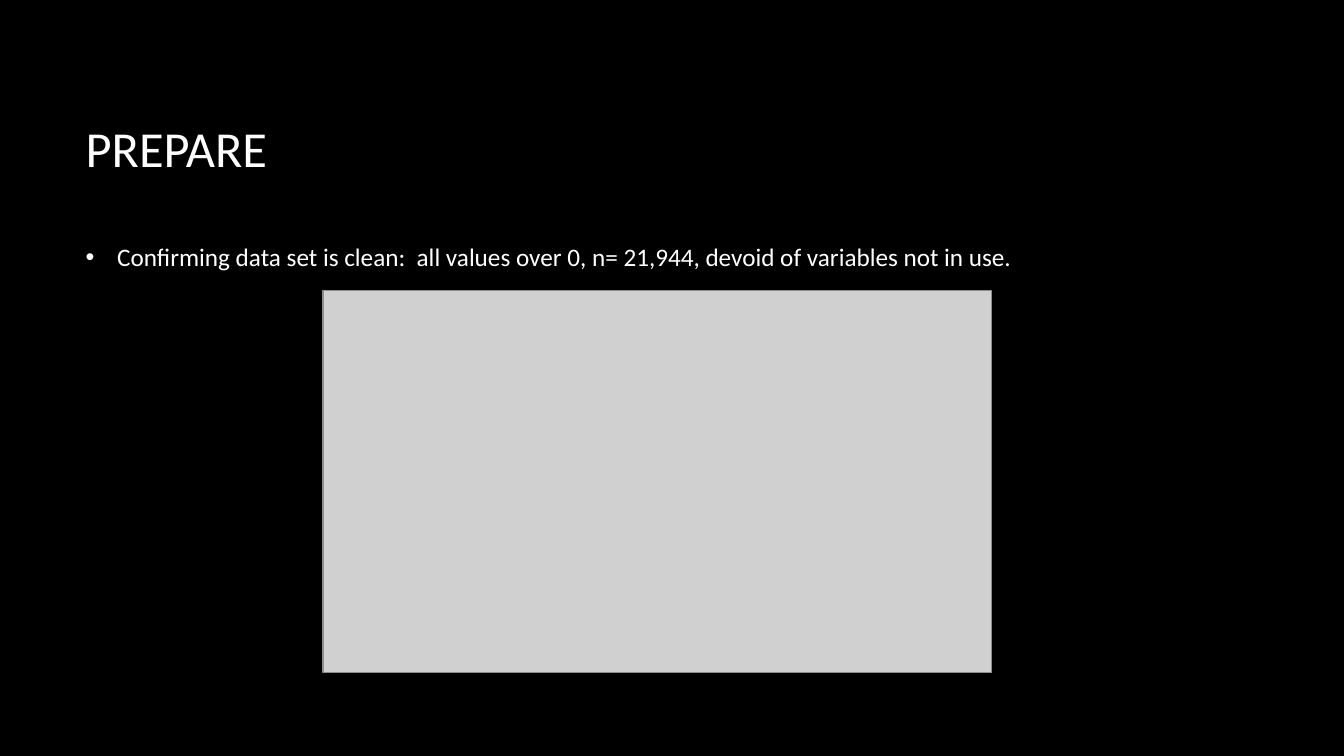
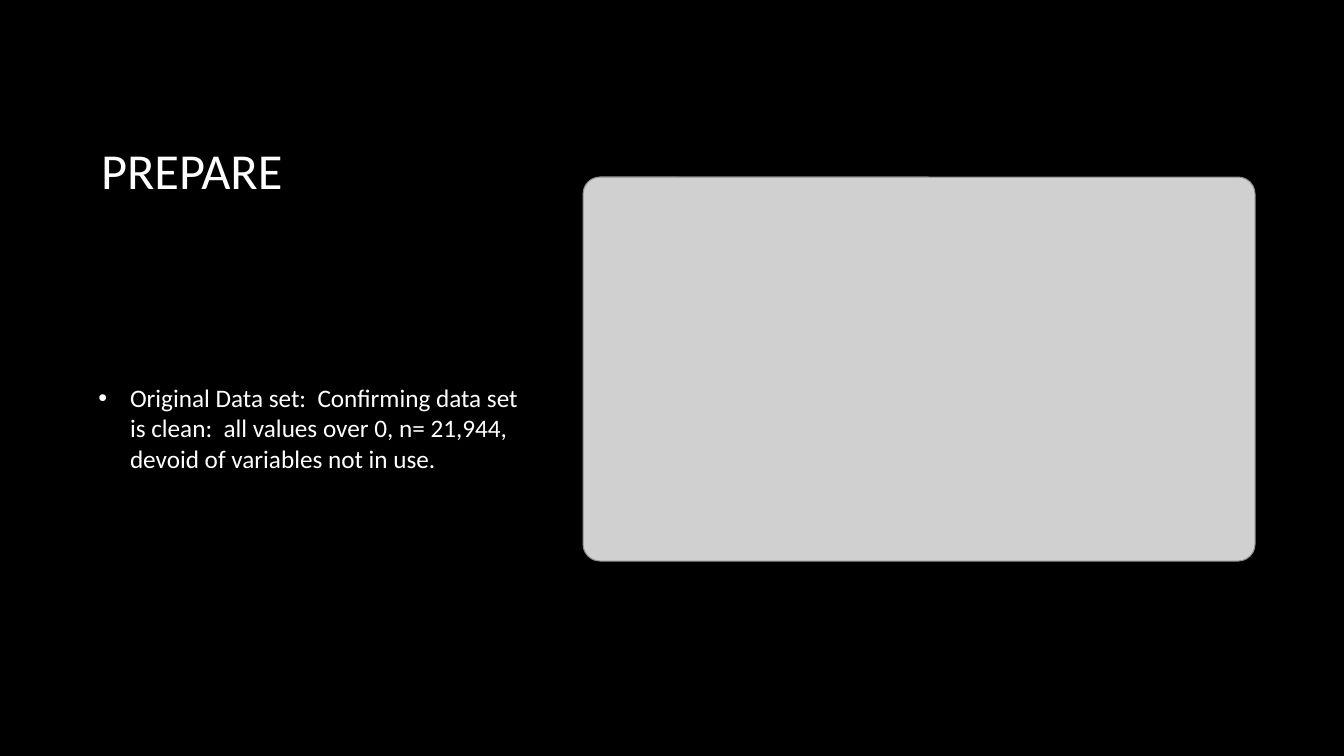
Before and after one commit to danlagos/ANA500-Week-4, a slide deck: slide 20 of Depression and Poverty.pptx. Drawn at 1344x756 pixels with LibreOffice and Linux fonts; fonts in the diff are those of the drawing; grey boxes stand for pictures; background and template pictures are left out. Boxes give left, top, right and bottom in pixels: in the first picture for what was removed or moved away, otherwise in the second. Text is boxed around its words. In the diff, an @@ line names an element or a change of style, - is before the commit and + after.

```diff
--- a/Depression and Poverty.pptx
+++ b/Depression and Poverty.pptx
@@ title "PREPARE": place and size @@
-title "PREPARE" at [86,134,267,167]
+title "PREPARE" at [101,156,282,189]
@@ picture: place and size @@
-picture at [323,290,992,673]
+picture at [583,177,1255,562]
@@ text "Original Data set: Confirming data ..." at [130,389,518,469]: vertical alignment top to middle @@
@@ text at [130,389,518,469]: text changed @@
-• Confirming data set is clean: all values over 0, n= 21,944, devoid of variables not in use.
+• Original Data set: Confirming data set is clean: all values over 0, n= 21,944, devoid of variables not in use.
```
Also in this commit, not shown: 11 other slides changed, 5 slides added, 5 slides removed, 2 other files.
